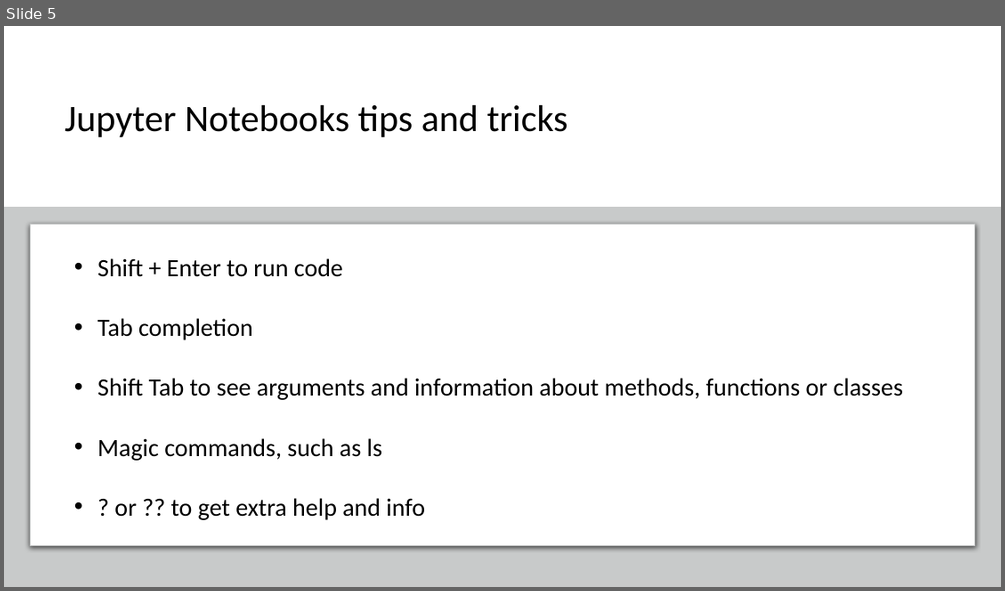
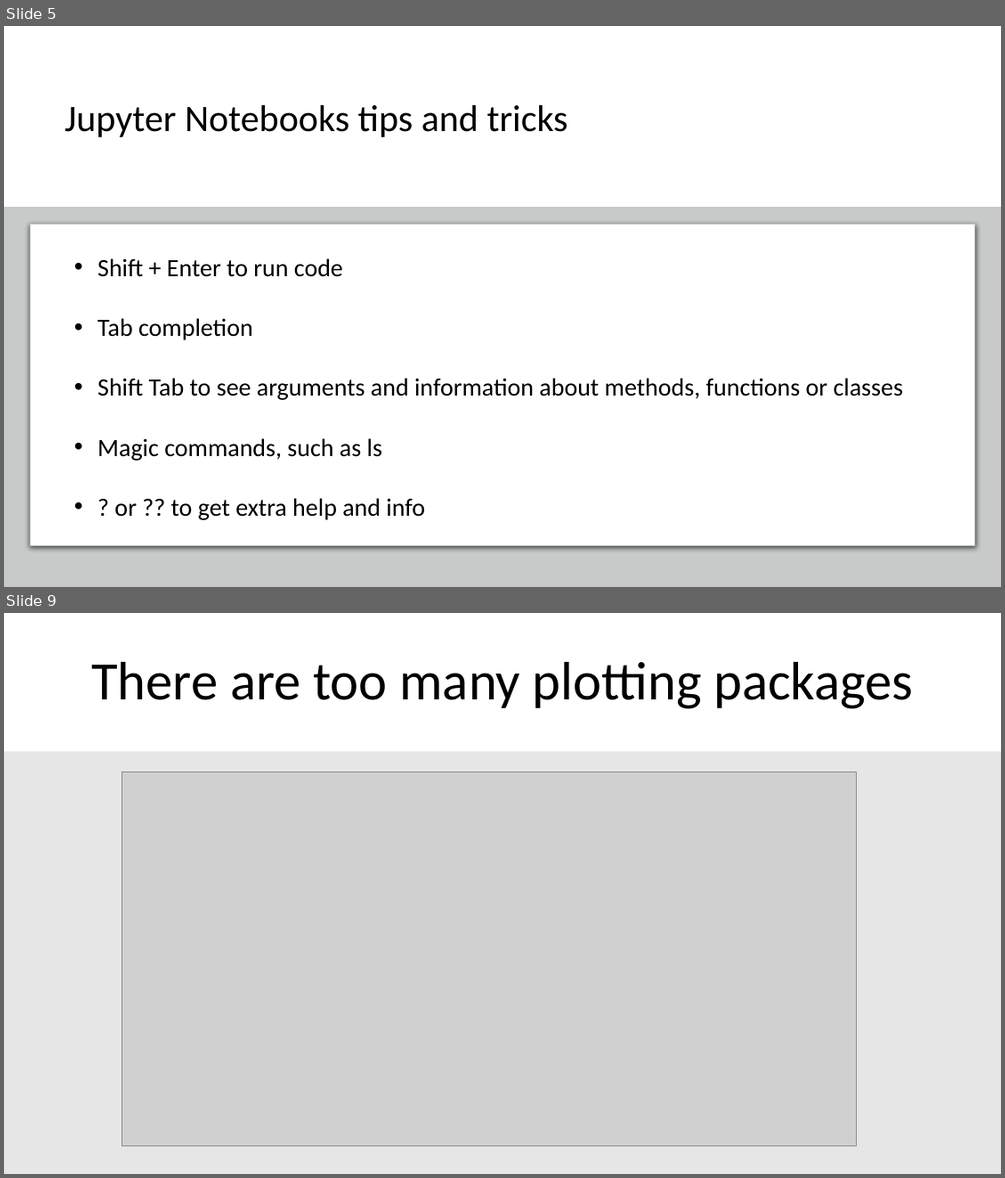
Before and after one commit to SandervandenOord/pandas_training, a slide deck: Pandas_Training_Slides.pptx. Shown one above the other, each under a label of ours: slide 5 before the commit, slides 5 and 9 after it; the slides between them are not shown. The pictures are 1005x591 and 1005x1178 pixels, drawn with LibreOffice and Linux fonts; fonts in the diff are those of the drawing; grey boxes stand for pictures. Boxes give left, top, right and bottom in pixels: in the first picture for what was removed or moved away, otherwise in the second. Text is boxed around its words. In the diff, an @@ line names an element or a change of style, - is before the commit and + after.

Commit message:
slides on plotting and groupby

```diff
--- a/Pandas_Training_Slides.pptx
+++ b/Pandas_Training_Slides.pptx
@@ slide 9 added at bbox=[4, 613, 1001, 1174], background #E7E6E6 @@
@@ title added at bbox=[4, 613, 1001, 751], fill #FFFFFF, 52 pt, text #000000 @@
+There are too many plotting packages
@@ picture added at bbox=[122, 772, 857, 1145] @@
```
Also in this commit, not shown: 5 slides changed, 2 other slides added, 1 slide removed.
